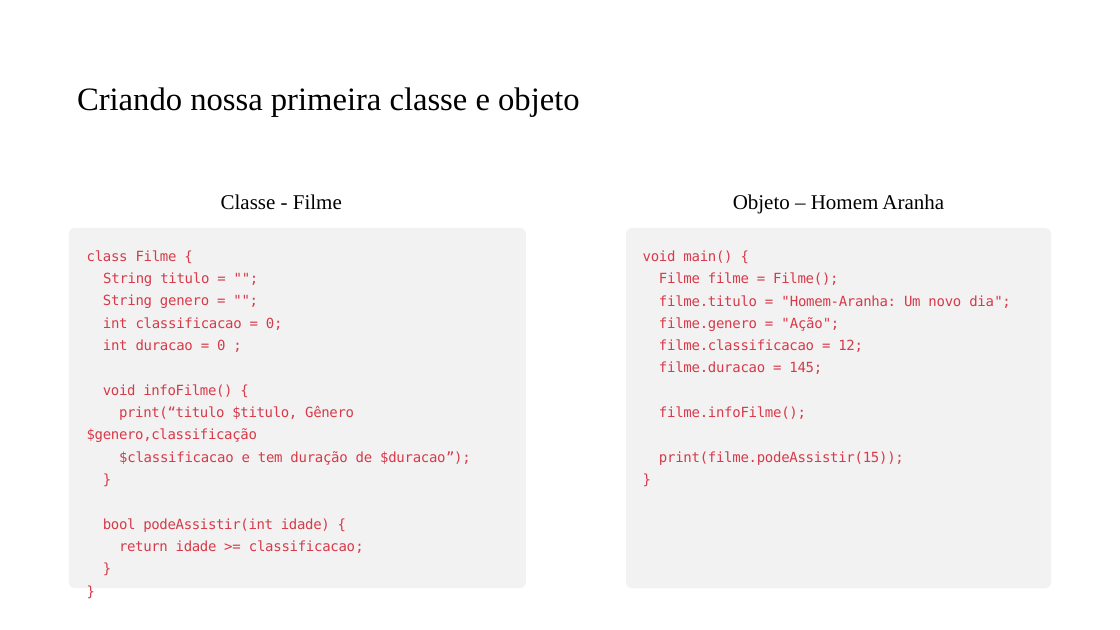
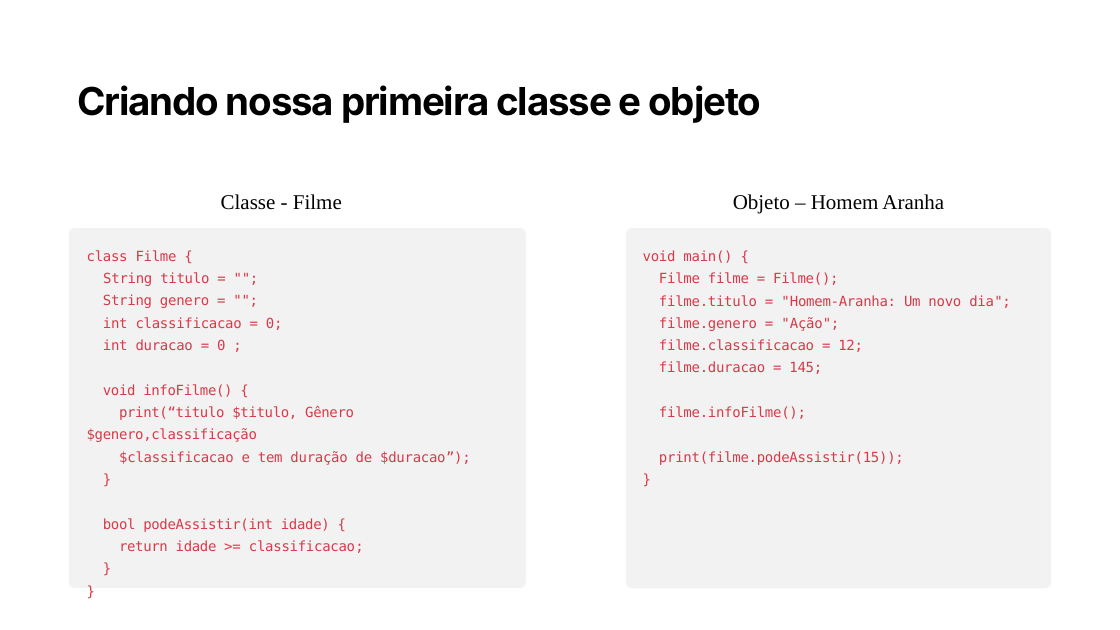
Before and after one commit to PedroMiho/UMC, a slide deck: slide 6 of Desenvolvimento de Aplicações/Pedro/Aula 03 - Introdução a Programação Orientada a Objetos/Introdução a POO.pptx (slide 7 before the commit). Drawn at 1120x630 pixels with LibreOffice and Linux fonts; fonts in the diff are those of the drawing; background and template pictures are left out. Boxes give left, top, right and bottom in pixels: in the first picture for what was removed or moved away, otherwise in the second. Text is boxed around its words. In the diff, an @@ line names an element or a change of style, - is before the commit and + after.

```diff
--- a/Desenvolvimento de Aplicações/Pedro/Aula 03 - Introdução a Programação Orientada a Objetos/Introdução a POO.pptx
+++ b/Desenvolvimento de Aplicações/Pedro/Aula 03 - Introdução a Programação Orientada a Objetos/Introdução a POO.pptx
@@ title "Criando nossa primeira classe e ..." at (77,85,761,123): size 28 to 33 pt, font Times New Roman to Inter, letter spacing 0 to -1 pt, bold on @@
```
Also in this commit, not shown: 3 other slides changed, 2 slides removed, 1 other file.
